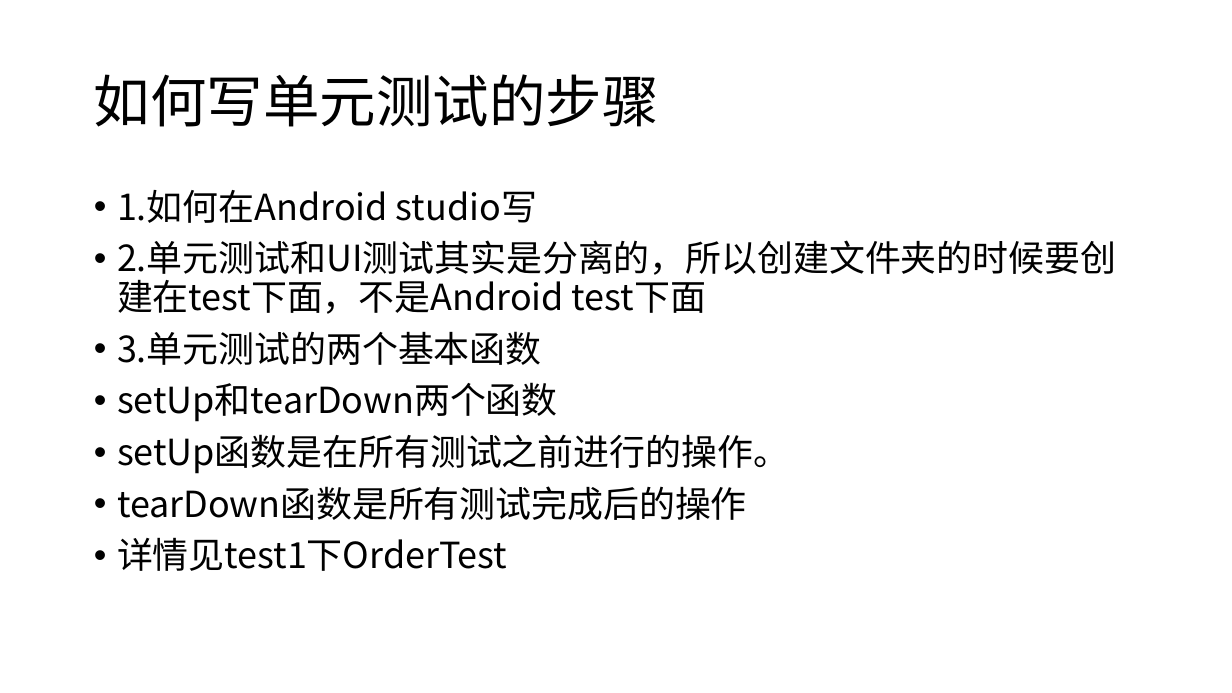
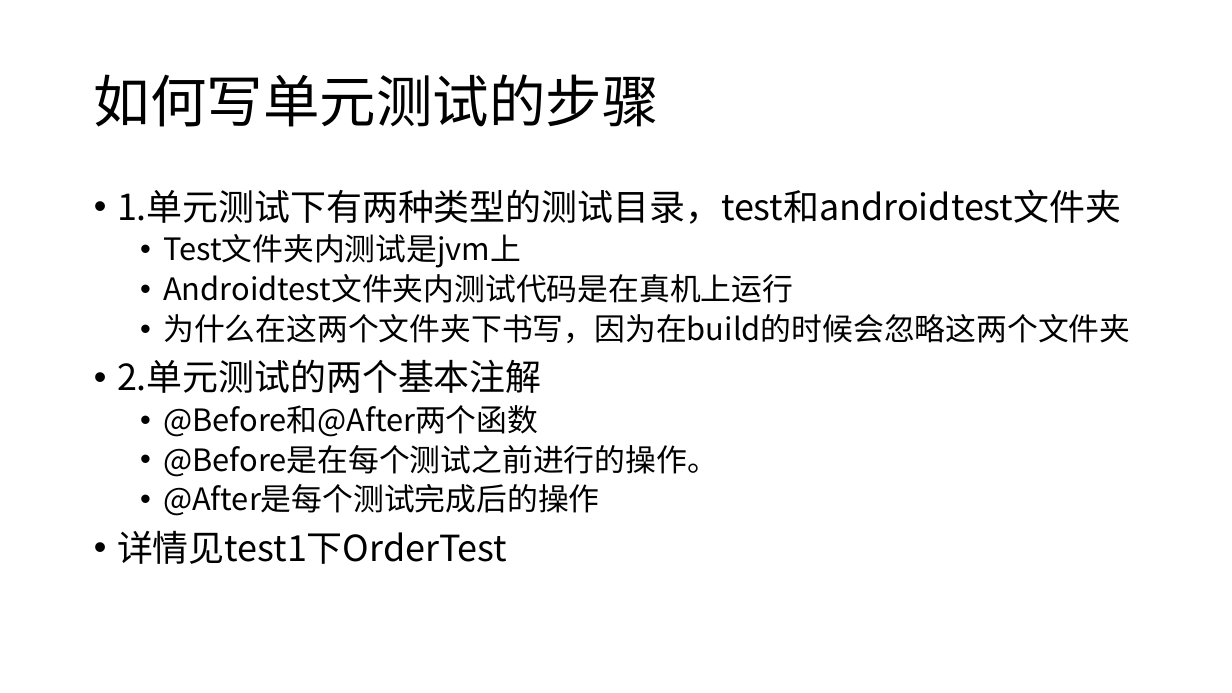
Before and after one commit to linhou/AndroidTest, a slide deck: slide 4 of 单元测试.pptx (slide 6 before the commit). Drawn at 1232x693 pixels with LibreOffice and Linux fonts; fonts in the diff are those of the drawing. Boxes give left, top, right and bottom in pixels: in the first picture for what was removed or moved away, otherwise in the second. Text is boxed around its words. In the diff, an @@ line names an element or a change of style, - is before the commit and + after.

```diff
--- a/单元测试.pptx
+++ b/单元测试.pptx
@@ text at bbox=[117, 189, 1130, 516]: text changed; size 28 to 24 pt @@
-• 1.如何在Android studio写
-• 2.单元测试和UI测试其实是分离的，所以创建文件夹的时候要创建在test下面，不是Android test下面
-• 3.单元测试的两个基本函数
-• setUp和tearDown两个函数
-• setUp函数是在所有测试之前进行的操作。
-• tearDown函数是所有测试完成后的操作
+• 1.单元测试下有两种类型的测试目录，test和androidtest文件夹
+  • Test文件夹内测试是jvm上
+  • Androidtest文件夹内测试代码是在真机上运行
+  • 为什么在这两个文件夹下书写，因为在build的时候会忽略这两个文件夹
+• 2.单元测试的两个基本注解
+  • @Before和@After两个函数
+  • @Before是在每个测试之前进行的操作。
+  • @After是每个测试完成后的操作
```
Also in this commit, not shown: 12 other slides changed, 5 slides added, 3 slides removed, 8 other files.
